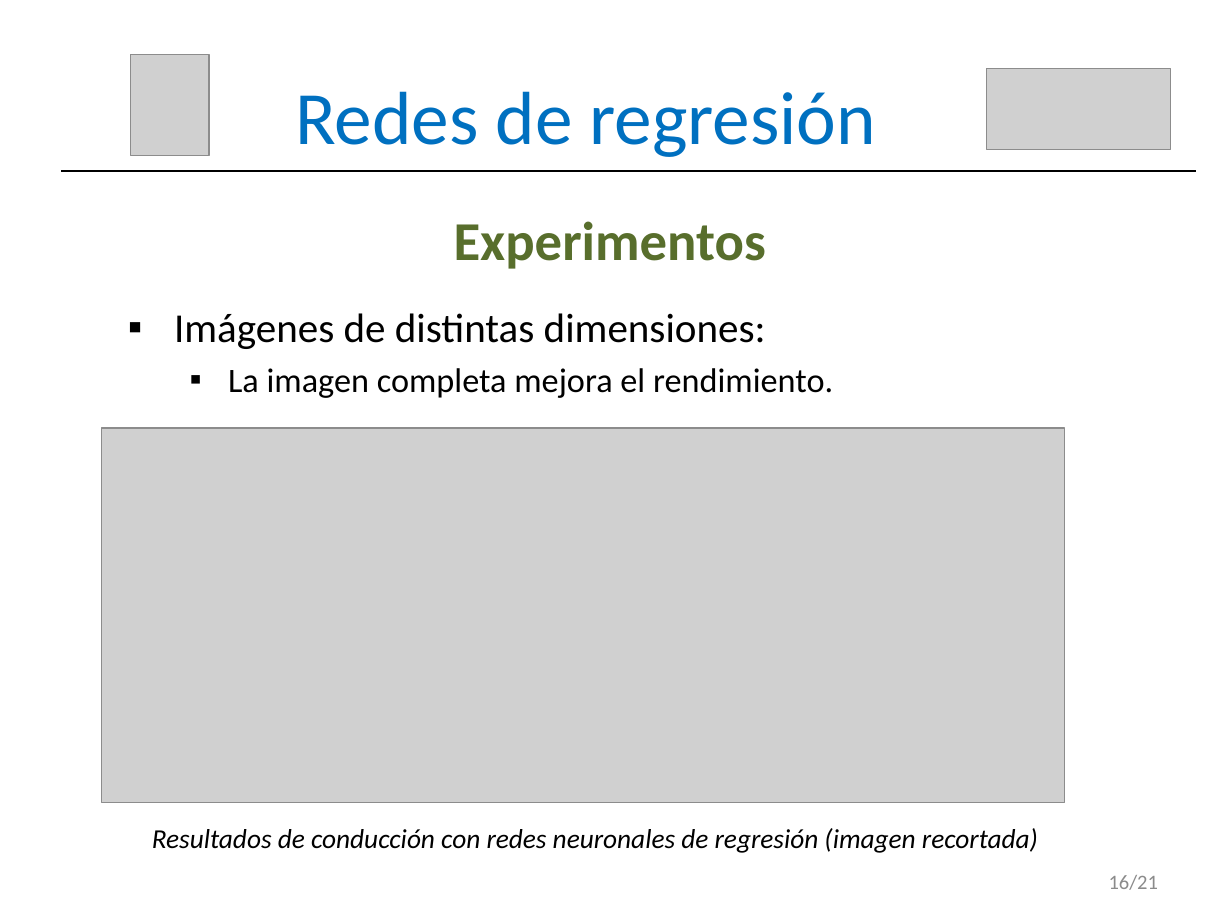
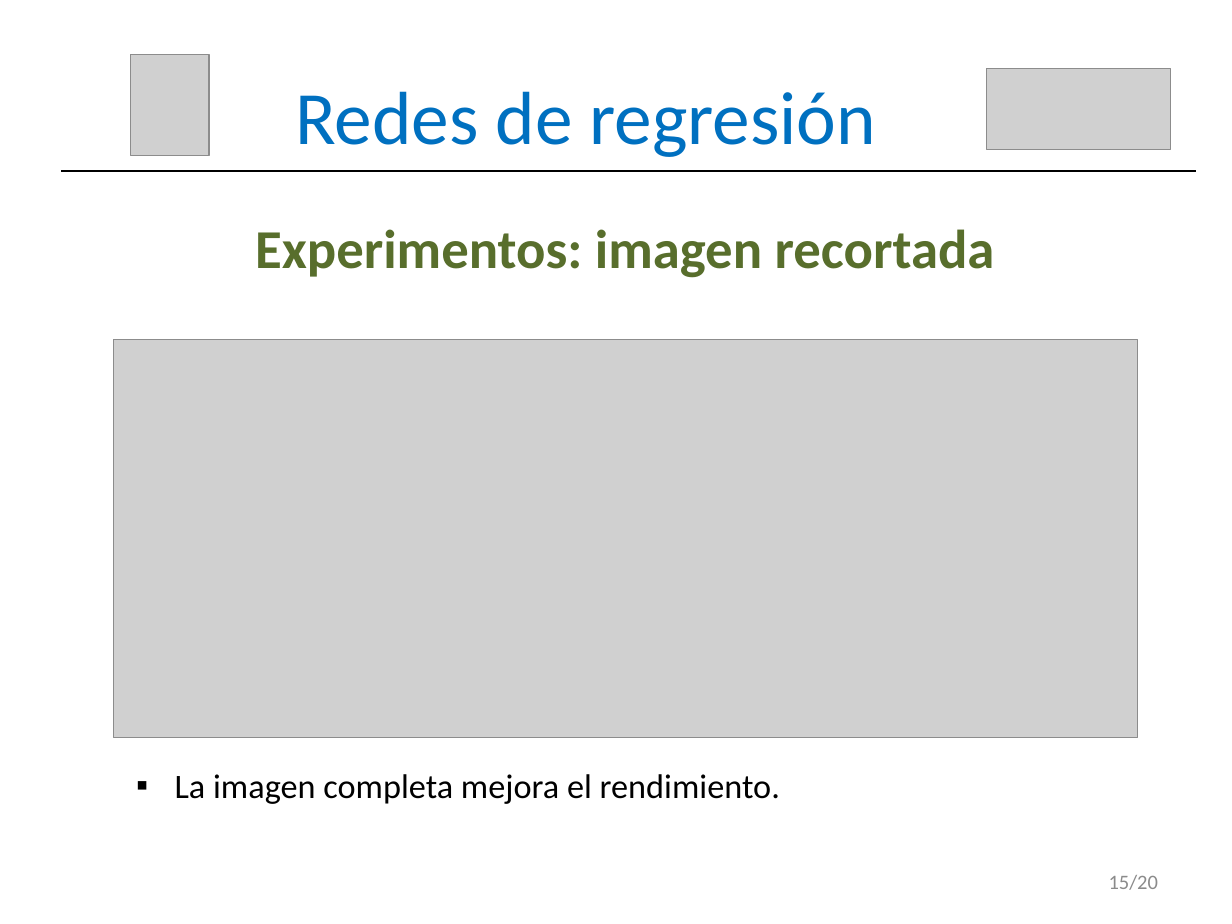
Before and after one commit to RoboticsLabURJC/2017-tfm-vanessa-fernandez, a slide deck: slide 16 of Memoria/Presentación.pptx (slide 17 before the commit). Drawn at 1232x924 pixels with LibreOffice and Linux fonts; fonts in the diff are those of the drawing; grey boxes stand for pictures. Boxes give left, top, right and bottom in pixels: in the first picture for what was removed or moved away, otherwise in the second. Text is boxed around its words. In the diff, an @@ line names an element or a change of style, - is before the commit and + after.

```diff
--- a/Memoria/Presentación.pptx
+++ b/Memoria/Presentación.pptx
@@ text at [255, 229, 995, 278]: text changed @@
-Experimentos
+Experimentos: imagen recortada
@@ text at [174, 313, 766, 349]: paragraph removed @@
-▪ Imágenes de distintas dimensiones:
@@ picture: place and size @@
-picture at [102, 428, 1066, 802]
+picture at [113, 340, 1137, 738]
@@ text "La imagen completa mejora el ...": place and size @@
-text "La imagen completa mejora el ..." at [174, 313, 833, 398]
+text "La imagen completa mejora el ..." at [175, 774, 780, 804]
@@ text removed at [152, 828, 1038, 853] @@
-Resultados de conducción con redes neuronales de regresión (imagen recortada)
@@ text at [1109, 875, 1158, 890]: text changed @@
-16/21
+15/20
```
Also in this commit, not shown: 19 other slides changed, 1 slide removed.
